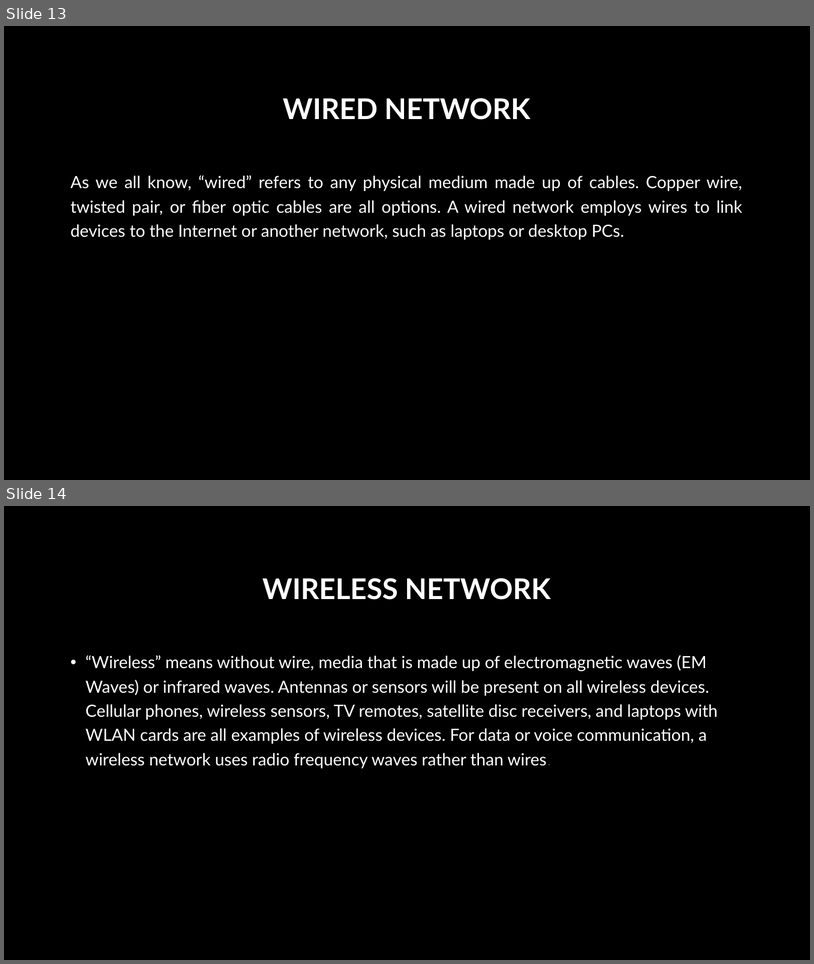
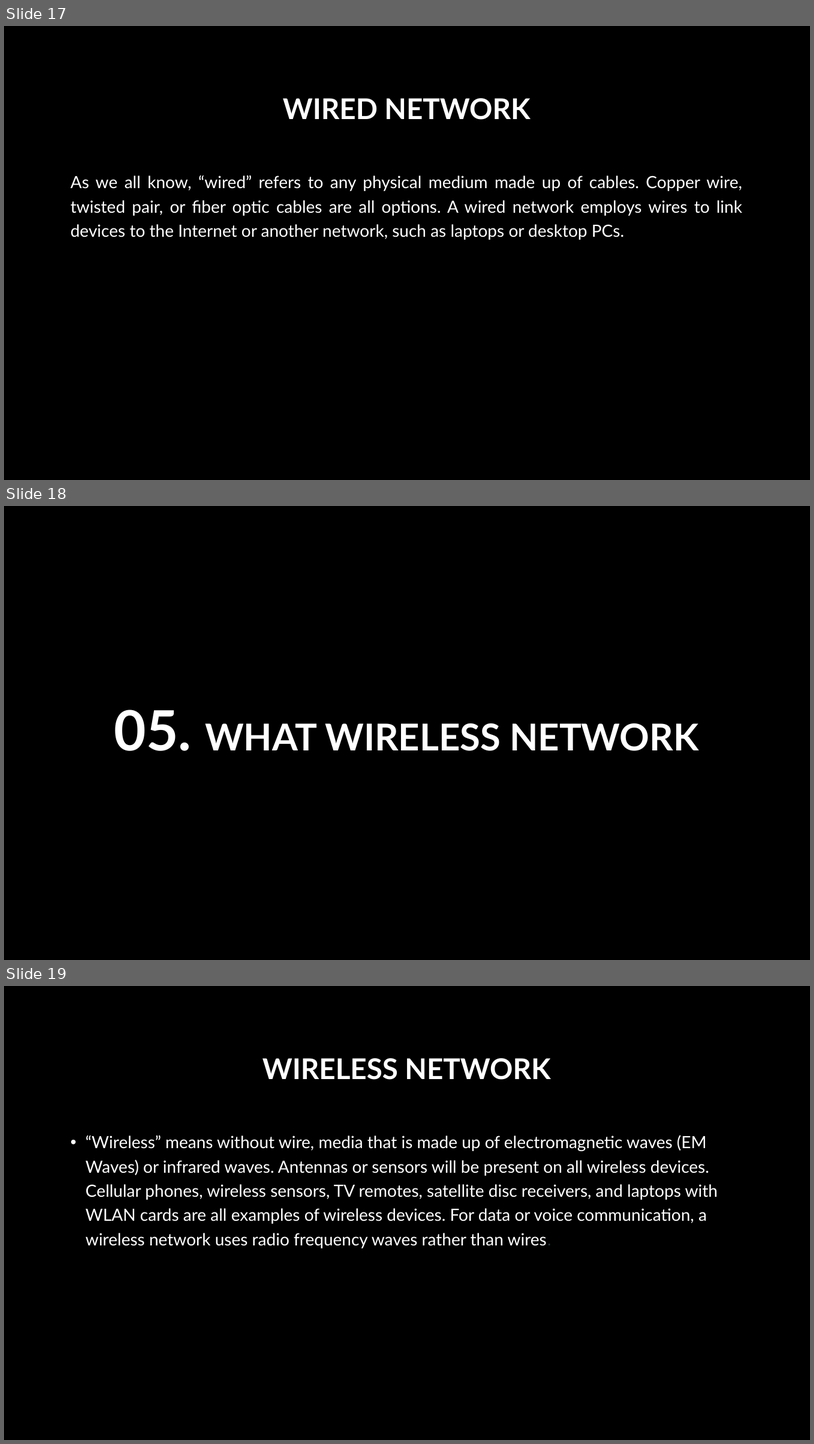
Before and after one commit to Yaelmae20/cs2022, a slide deck: COMPUTER NETWORK YAEL MAE TULAGAN.pptx. Shown one above the other, each under a label of ours: slides 13 and 14 before the commit, slides 17, 18 and 19 after it. The pictures are 814x964 and 814x1444 pixels, drawn with LibreOffice and Linux fonts; fonts in the diff are those of the drawing; background and template pictures are left out. Boxes give left, top, right and bottom in pixels: in the first picture for what was removed or moved away, otherwise in the second. Text is boxed around its words. In the diff, an @@ line names an element or a change of style, - is before the commit and + after.

```diff
--- a/COMPUTER NETWORK YAEL MAE TULAGAN.pptx
+++ b/COMPUTER NETWORK YAEL MAE TULAGAN.pptx
@@ slide 18 added at <box>4,506,810,960</box>, background picture (left out) @@
@@ title added at <box>114,709,699,751</box>, 44 pt, text #FFFFFF, bold @@
+05. WHAT WIRELESS NETWORK
@@ what was slide 13 is now slide 17 @@
@@ what was slide 14 is now slide 19 @@
```
Also in this commit, not shown: 9 other slides added, 1 slide removed.
